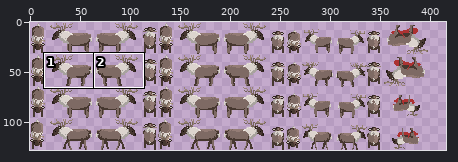
One commit to this pixel-art file: sprites/animals/caribou.aseprite. Above, an overview of the earlier version with the close-up marked.
Close-up. Before the commit:
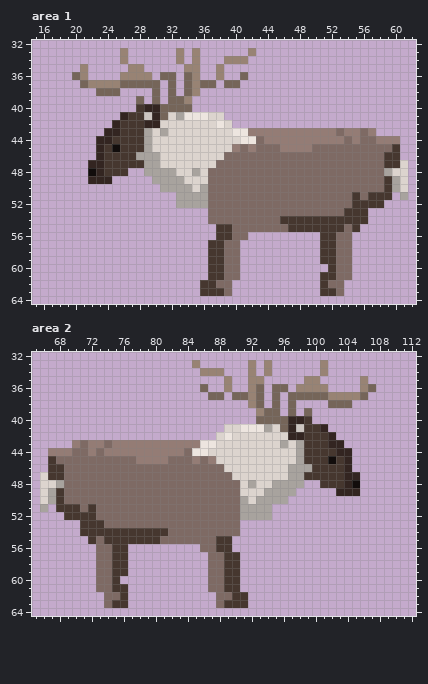
400x128 pixels, 1 frame. Colours within 5 levels of each other are drawn and written as one. Shown: area 1: x 15..62, y 32..64; area 2: x 65..112, y 32..64. The old version is drawn lined up with the new one, on the new canvas. The commit also changed other parts of the picture, which this record leaves out.
The result:
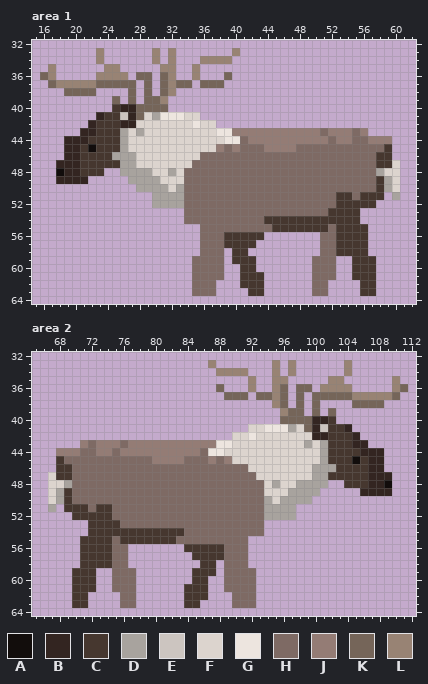
Palette (. is transparent): A #120d0c  B #332521  C #46372f  D #a8a39e  E #ccc5c0  F #dcd4ce  G #ede5df  H #7e6a64  J #947c75  K #756559  L #988374
Diff:
canvas 400x128 -> 416x128
--- area 1
@@ x 15..62 @@
 32 ................................................
-33 ...........L......L.L......L....................
-34 ...........L......L.L...LLL.....................
-35 ......L.....LL.....LL..L........................
-36 .....KL....LLLL.KK.KL..L..K.....................
-37 ......KLLLLKKKKK.K.KLKK.KK......................
-38 ........KKK....K.K.KL...........................
-39 .............K.K.KKL............................
-40 .............CBBKKKK............................
-41 ...........BCCEBKFDGGGFF........................
-42 ..........BCCCBBFFFFFFFGF.......................
-43 .........BBCCCDFDFFFFFFFFGGJJJJJJJJJJJHJJHJ.....
-44 ........BBCCCCDFFFFFFFFFFFGGHJJJJJJJJJJHJHHJJJ..
-45 ........BCACCCDFFFFFFFFFFJHJHHHJJJJHHHHHHHHHHC..
-46 ........BCCCCDDDFFFFFFFFHHHHHHHHHHHHHHHHHHHHCC..
-47 .......BBCCCCCDDFFFFFFFHHHHHHHHHHHHHHHHHHHHHCCF.
-48 .......ABCCC..DDDDFFDFHHHHHHHHHHHHHHHHHHHHHHDFF.
-49 .......BBB.....DDDDFFFHHHHHHHHHHHHHHHHHHHHHHCDF.
-50 ................DDDDFDHHHHHHHHHHHHHHHHHHHHHHCDF.
-51 ..................DDDDHHHHHHHHHHHHHHHHHHCHCCC.D.
-52 ..................DDDDHHHHHHHHHHHHHHHHHHCCCC....
-53 ......................HHHHHHHHHHHHHHHHHCCC......
-54 ......................HHHHHHHHHCCCCCCCCCCC......
-55 .......................CCHHHHHHHCCCCCCCHC.......
-56 .......................CCHH.........CCHH........
-57 ......................CCHH..........CCHH........
-58 ......................CCHH..........CCHH........
-59 ......................CCHH..........CCHH........
-60 ......................CCHH...........CHH........
-61 ......................CCHH..........CCHH........
-62 .....................CCHH...........CHH.........
-63 .....................CCCH...........CCH.........
+33 ........L......L.L.......L......................
+34 ........L......L.L...LLLL.......................
+35 ..L......LL.....LL..L...........................
+36 .KL.....LLLL.KK.KL..L...K.......................
+37 ..KLLLLLKKKKK.K.KLKK.KKK........................
+38 ....KKKK....K.K.KL..............................
+39 ..........K.K.KKL...............................
+40 ..........CBBKKKK...............................
+41 ........BCCEBKFDGGGFF...........................
+42 .......BCCCBBFFFFFFFGFF.........................
+43 ......BBCCCDFDFFFFFFFFFGGJJJJJJJJJJJHJJJHJ......
+44 ....BBBCCCCDFFFFFFFFFFFFGGHJJJJJJJJJJHJJHHJJJ...
+45 ....BBCACCCDFFFFFFFFFFFJHJHHHJJJJHHHHHHHHHHHC...
+46 ....BBCCCCDDDFFFFFFFFHHHHHHHHHHHHHHHHHHHHHHCC...
+47 ...BBBCCCCCDDFFFFFFFHHHHHHHHHHHHHHHHHHHHHHHCCF..
+48 ...ABBCCC..DDDDFFDFHHHHHHHHHHHHHHHHHHHHHHHHDFF..
+49 ...BBBB.....DDDDFFFHHHHHHHHHHHHHHHHHHHHHHHHCDF..
+50 .............DDDDFDHHHHHHHHHHHHHHHHHHHHHHHHCDF..
+51 ...............DDDDHHHHHHHHHHHHHHHHHHHCCHCCC.D..
+52 ...............DDDDHHHHHHHHHHHHHHHHHHHCCCCC.....
+53 ...................HHHHHHHHHHHHHHHHHHCCCC.......
+54 ...................HHHHHHHHHHCCCCCCCCCCCC.......
+55 .....................HHHHHHHHHCCCCCCCHCCCC......
+56 .....................HHHCCCCC.......HHCCCC......
+57 .....................HHHCCCC........HHCCCC......
+58 .....................HHH.CC.........HHCCCC......
+59 ....................HHHH.CCC.......HHH..CCC.....
+60 ....................HHHH..CC.......HHH..CCC.....
+61 ....................HHHH..CCC......HHH..CCC.....
+62 ....................HHH...CCC......HH....CC.....
+63 ....................HHH....CC......HH....CC.....
 64 ................................................
--- area 2
@@ x 65..112 @@
 32 ................................................
-33 ....................L......L.L......L...........
-34 .....................LLL...L.L......L...........
-35 ........................L..LL.....LL.....L......
-36 .....................K..L..LK.KK.LLLL....LK.....
-37 ......................KK.KKLK.K.KKKKKLLLLK......
-38 ...........................LK.K.K....KKK........
-39 ............................LKK.K.K.............
-40 ............................KKKKBBC.............
-41 ........................FFGGGDFKBECCB...........
-42 .......................FGFFFFFFFBBCCCB..........
-43 .....JHJJHJJJJJJJJJJJGGFFFFFFFFDFDCCCBB.........
-44 ..JJJHHJHJJJJJJJJJJHGGFFFFFFFFFFFDCCCCBB........
-45 ..CHHHHHHHHHHJJJJHHHJHJFFFFFFFFFFDCCCACB........
-46 ..CCHHHHHHHHHHHHHHHHHHHHFFFFFFFFDDDCCCCB........
-47 .FCCHHHHHHHHHHHHHHHHHHHHHFFFFFFFDDCCCCCBB.......
-48 .FFDHHHHHHHHHHHHHHHHHHHHHHFDFFDDDD..CCCBA.......
-49 .FDCHHHHHHHHHHHHHHHHHHHHHHFFFDDDD.....BBB.......
-50 .FDCHHHHHHHHHHHHHHHHHHHHHHDFDDDD................
-51 .D.CCCHCHHHHHHHHHHHHHHHHHHDDDD..................
-52 ....CCCCHHHHHHHHHHHHHHHHHHDDDD..................
-53 ......CCCHHHHHHHHHHHHHHHHH......................
-54 ......CCCCCCCCCCCHHHHHHHHH......................
-55 .......CHCCCCCCCHHHHHHHCC.......................
-56 ........HHCC.........HHCC.......................
-57 ........HHCC..........HHCC......................
-58 ........HHCC..........HHCC......................
-59 ........HHCC..........HHCC......................
-60 ........HHC...........HHCC......................
-61 ........HHCC..........HHCC......................
-62 .........HHC...........HHCC.....................
-63 .........HCC...........HCCC.....................
+33 ......................L.......L.L......L........
+34 .......................LLLL...L.L......L........
+35 ...........................L..LL.....LL......L..
+36 .......................K...L..LK.KK.LLLL.....LK.
+37 ........................KKK.KKLK.K.KKKKKLLLLLK..
+38 ..............................LK.K.K....KKKK....
+39 ...............................LKK.K.K..........
+40 ...............................KKKKBBC..........
+41 ...........................FFGGGDFKBECCB........
+42 .........................FFGFFFFFFFBBCCCB.......
+43 ......JHJJJHJJJJJJJJJJJGGFFFFFFFFFDFDCCCBB......
+44 ...JJJHHJJHJJJJJJJJJJHGGFFFFFFFFFFFFDCCCCBBB....
+45 ...CHHHHHHHHHHHJJJJHHHJHJFFFFFFFFFFFDCCCACBB....
+46 ...CCHHHHHHHHHHHHHHHHHHHHHHFFFFFFFFDDDCCCCBB....
+47 ..FCCHHHHHHHHHHHHHHHHHHHHHHHFFFFFFFDDCCCCCBBB...
+48 ..FFDHHHHHHHHHHHHHHHHHHHHHHHHFDFFDDDD..CCCBBA...
+49 ..FDCHHHHHHHHHHHHHHHHHHHHHHHHFFFDDDD.....BBBB...
+50 ..FDCHHHHHHHHHHHHHHHHHHHHHHHHDFDDDD.............
+51 ..D.CCCHCCHHHHHHHHHHHHHHHHHHHDDDD...............
+52 .....CCCCCHHHHHHHHHHHHHHHHHHHDDDD...............
+53 .......CCCCHHHHHHHHHHHHHHHHHH...................
+54 .......CCCCCCCCCCCCHHHHHHHHHH...................
+55 ......CCCCHCCCCCCCHHHHHHHHH.....................
+56 ......CCCCHH.......CCCCCHHH.....................
+57 ......CCCCHH........CCCCHHH.....................
+58 ......CCCCHH.........CC.HHH.....................
+59 .....CCC..HHH.......CCC.HHHH....................
+60 .....CCC..HHH.......CC..HHHH....................
+61 .....CCC..HHH......CCC..HHHH....................
+62 .....CC....HH......CCC...HHH....................
+63 .....CC....HH......CC....HHH....................
 64 ................................................
Changed places in both close-ups, as pixel boxes (x1, y1, x2, y2):
changed: (40, 48, 408, 296)
changed: (40, 360, 408, 608)
